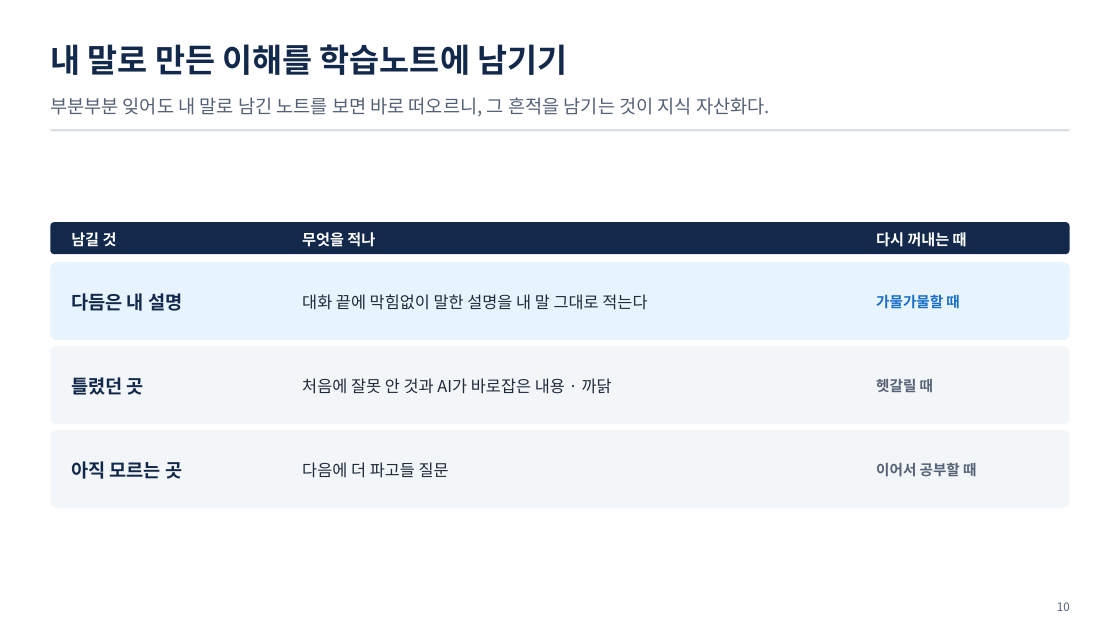
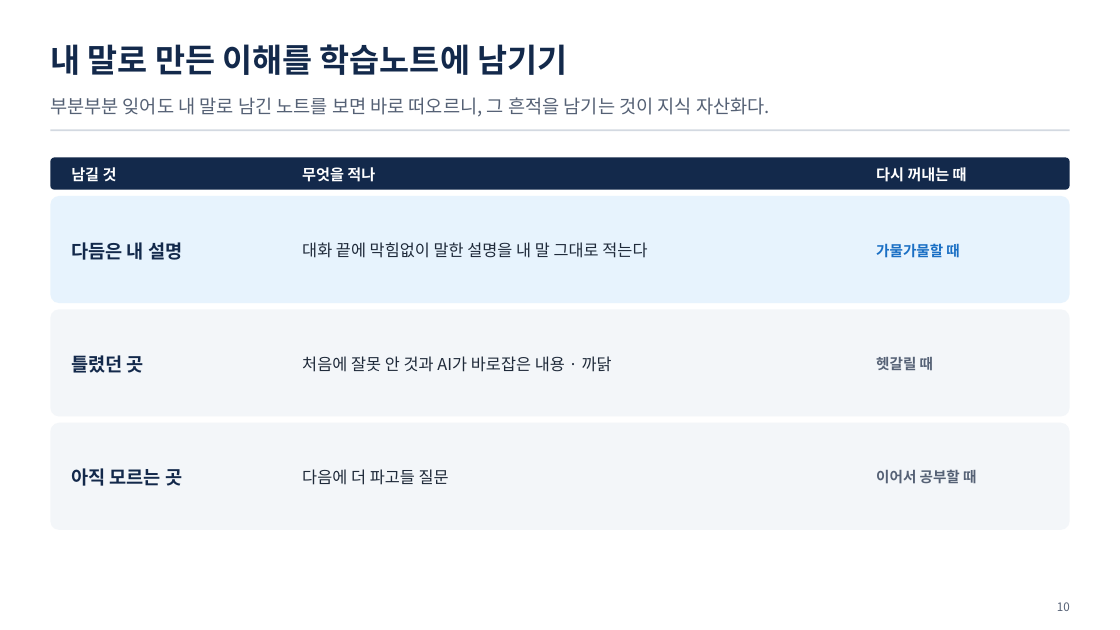
Before and after one commit to uengine-oss/hyd-iot-edu, a slide deck: slide 10 of workspace/강의제작/산출물/통합반/이론/01회차/통합반_01일차.pptx. Drawn at 1120x630 pixels with LibreOffice and Linux fonts; fonts in the diff are those of the drawing. Boxes give left, top, right and bottom in pixels: in the first picture for what was removed or moved away, otherwise in the second. Text is boxed around its words. In the diff, an @@ line names an element or a change of style, - is before the commit and + after.

```diff
--- a/workspace/강의제작/산출물/통합반/이론/01회차/통합반_01일차.pptx
+++ b/workspace/강의제작/산출물/통합반/이론/01회차/통합반_01일차.pptx
@@ 3 texts, 1 rounded rectangle: place and size @@
-3 texts, 1 rounded rectangle at bbox=[50, 222, 1070, 254]
+3 texts, 1 rounded rectangle at bbox=[50, 158, 1070, 190]
@@ rounded rectangle: place and size @@
-rounded rectangle at bbox=[50, 262, 1070, 340]
+rounded rectangle at bbox=[50, 196, 1070, 302]
@@ text "다듬은 내 설명": place and size @@
-text "다듬은 내 설명" at bbox=[71, 293, 182, 311]
+text "다듬은 내 설명" at bbox=[71, 242, 182, 260]
@@ text "대화 끝에 막힘없이 말한 설명을 ...": place and size @@
-text "대화 끝에 막힘없이 말한 설명을 ..." at bbox=[302, 294, 647, 310]
+text "대화 끝에 막힘없이 말한 설명을 ..." at bbox=[302, 242, 647, 258]
@@ text "가물가물할 때": place and size @@
-text "가물가물할 때" at bbox=[876, 294, 959, 309]
+text "가물가물할 때" at bbox=[876, 243, 959, 258]
@@ rounded rectangle: place and size @@
-rounded rectangle at bbox=[50, 346, 1070, 424]
+rounded rectangle at bbox=[50, 309, 1070, 416]
@@ text "틀렸던 곳": place and size @@
-text "틀렸던 곳" at bbox=[71, 377, 144, 395]
+text "틀렸던 곳" at bbox=[71, 355, 144, 373]
@@ text "처음에 잘못 안 것과 AI가 ...": place and size @@
-text "처음에 잘못 안 것과 AI가 ..." at bbox=[302, 378, 612, 394]
+text "처음에 잘못 안 것과 AI가 ..." at bbox=[302, 356, 612, 372]
@@ text "헷갈릴 때": place and size @@
-text "헷갈릴 때" at bbox=[876, 379, 933, 392]
+text "헷갈릴 때" at bbox=[876, 357, 933, 370]
@@ rounded rectangle: place and size @@
-rounded rectangle at bbox=[50, 430, 1070, 508]
+rounded rectangle at bbox=[50, 423, 1070, 529]
@@ text "아직 모르는 곳": place and size @@
-text "아직 모르는 곳" at bbox=[71, 461, 182, 479]
+text "아직 모르는 곳" at bbox=[71, 468, 182, 486]
@@ text "다음에 더 파고들 질문": place and size @@
-text "다음에 더 파고들 질문" at bbox=[302, 462, 449, 478]
+text "다음에 더 파고들 질문" at bbox=[302, 469, 449, 485]
@@ text "이어서 공부할 때": place and size @@
-text "이어서 공부할 때" at bbox=[876, 463, 976, 477]
+text "이어서 공부할 때" at bbox=[876, 470, 976, 484]
```
Also in this commit, not shown: 10 other slides changed, 2 other files.
